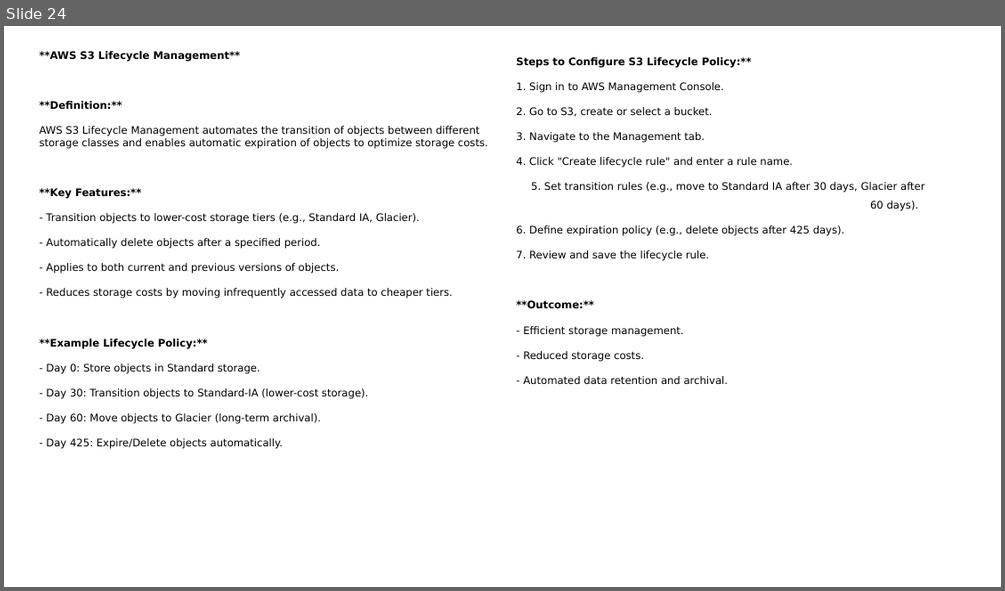
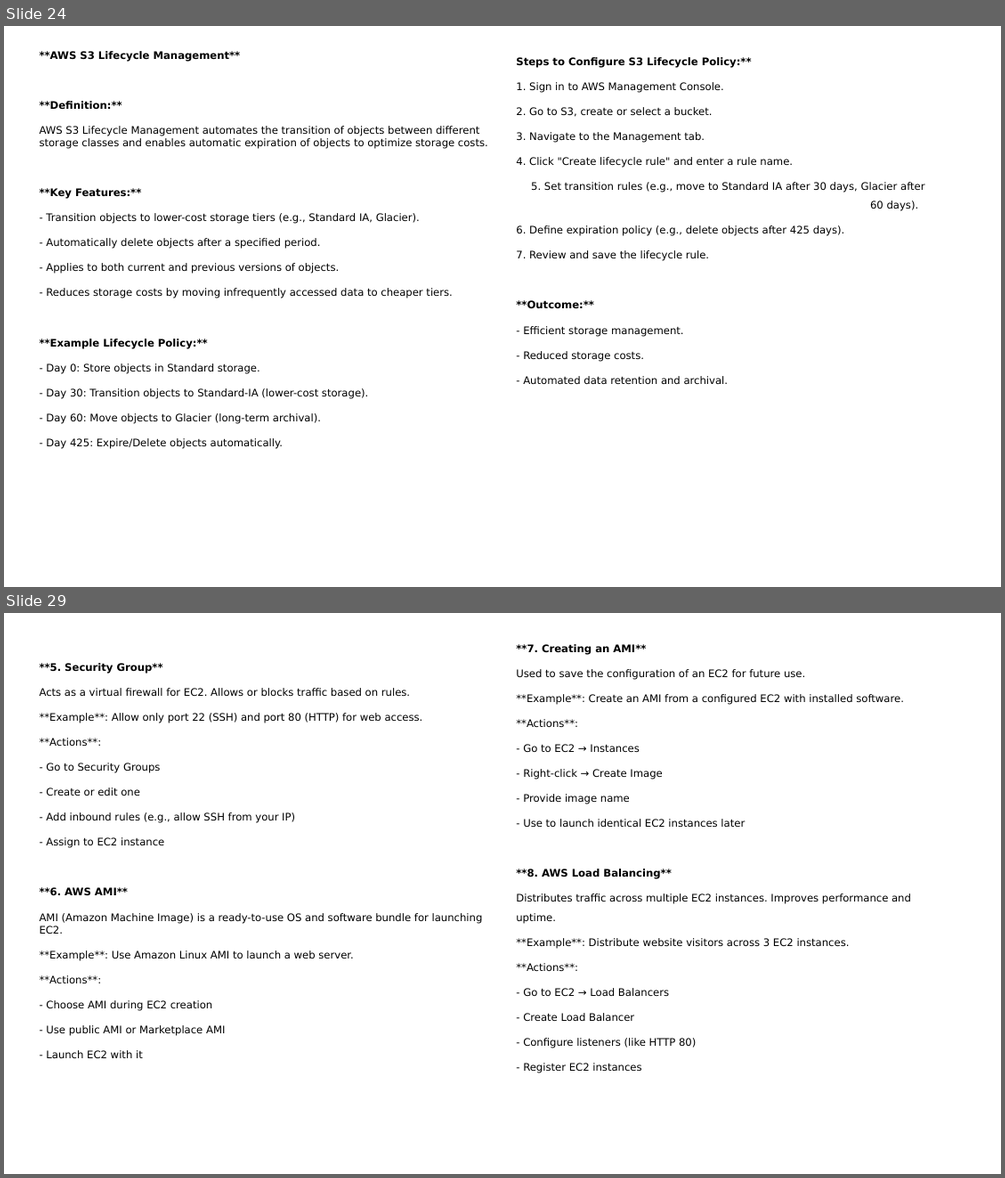
Before and after one commit to NaniBabuPallapu/learning_section, a slide deck: AWS Learning/AWS Cloud Practitioner Tutorial By Nani.pptx. Shown one above the other, each under a label of ours: slide 24 before the commit, slides 24 and 29 after it; the slides between them are not shown. The pictures are 1005x591 and 1005x1178 pixels, drawn with LibreOffice and Linux fonts; fonts in the diff are those of the drawing. Boxes give left, top, right and bottom in pixels: in the first picture for what was removed or moved away, otherwise in the second. Text is boxed around its words. In the diff, an @@ line names an element or a change of style, - is before the commit and + after.

```diff
--- a/AWS Learning/AWS Cloud Practitioner Tutorial By Nani.pptx
+++ b/AWS Learning/AWS Cloud Practitioner Tutorial By Nani.pptx
@@ slide 29 added at (4,613,1001,1174), background #FFFFFF @@
@@ text added at (40,663,483,1058), 10 pt, text #000000 @@
+**5. Security Group**
+Acts as a virtual firewall for EC2. Allows or blocks traffic based on rules.
+**Example**: Allow only port 22 (SSH) and port 80 (HTTP) for web access.
+**Actions**:
+- Go to Security Groups
+- Create or edit one
+- Add inbound rules (e.g., allow SSH from your IP)
+- Assign to EC2 instance
+**6. AWS AMI**
+AMI (Amazon Machine Image) is a ready-to-use OS and software bundle for launching EC2.
+**Example**: Use Amazon Linux AMI to launch a web server.
+**Actions**:
+- Choose AMI during EC2 creation
+- Use public AMI or Marketplace AMI
+- Launch EC2 with it
@@ text added at (516,644,911,1073), 10 pt, text #000000 @@
+**7. Creating an AMI**
+Used to save the configuration of an EC2 for future use.
+**Example**: Create an AMI from a configured EC2 with installed software.
+**Actions**:
+- Go to EC2 → Instances
+- Right-click → Create Image
+- Provide image name
+- Use to launch identical EC2 instances later
+**8. AWS Load Balancing**
+Distributes traffic across multiple EC2 instances. Improves performance and uptime.
+**Example**: Distribute website visitors across 3 EC2 instances.
+**Actions**:
+- Go to EC2 → Load Balancers
+- Create Load Balancer
+- Configure listeners (like HTTP 80)
+- Register EC2 instances
```
Also in this commit, not shown: 6 other slides added, 29 other files.
